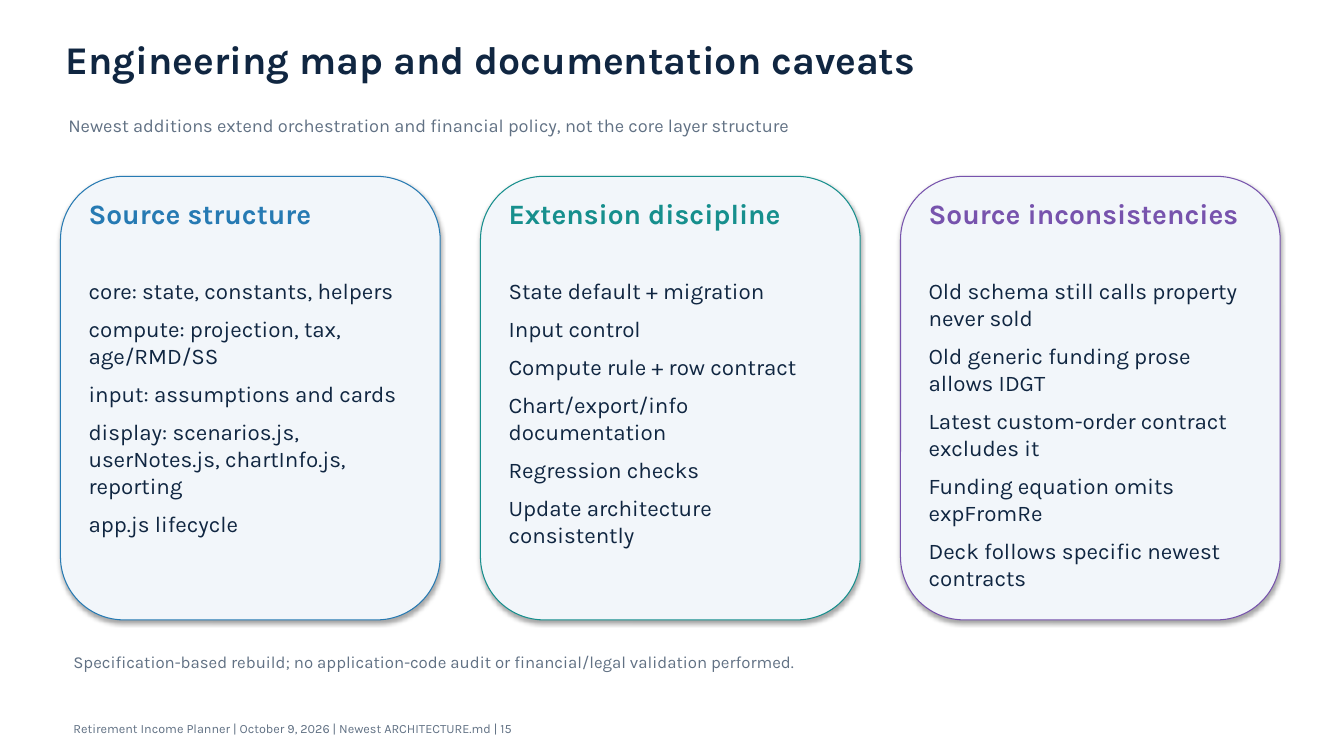
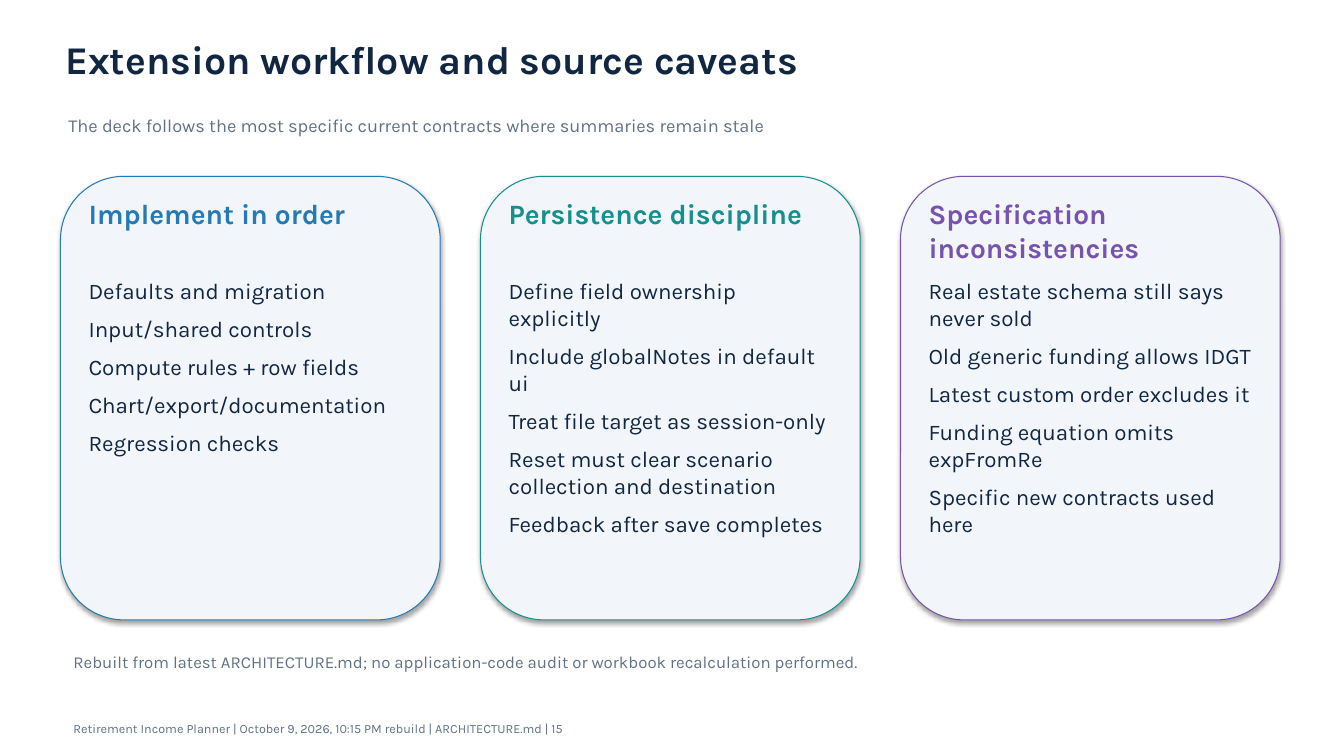
Before and after one commit to howardc64/retirefin, a slide deck: slide 15 of docs/retirement_income_planner_architecture.pptx. Drawn at 1344x756 pixels with LibreOffice and Linux fonts; fonts in the diff are those of the drawing. Boxes give left, top, right and bottom in pixels: in the first picture for what was removed or moved away, otherwise in the second. Text is boxed around its words. In the diff, an @@ line names an element or a change of style, - is before the commit and + after.

```diff
--- a/docs/retirement_income_planner_architecture.pptx
+++ b/docs/retirement_income_planner_architecture.pptx
@@ text at box(65, 46, 798, 75): text changed @@
-Engineering map and documentation caveats
+Extension workflow and source caveats
@@ text at box(68, 119, 764, 136): text changed @@
-Newest additions extend orchestration and financial policy, not the core layer structure
+The deck follows the most specific current contracts where summaries remain stale
@@ text at box(89, 204, 345, 231): text changed @@
-Source structure
+Implement in order
@@ text at box(509, 204, 802, 231): text changed @@
-Extension discipline
+Persistence discipline
@@ text at box(929, 204, 1140, 259): text changed @@
-Source inconsistencies
+Specification inconsistencies
@@ text at box(89, 283, 387, 457): text changed @@
-core: state, constants, helpers
-compute: projection, tax, age/RMD/SS
-input: assumptions and cards
-display: scenarios.js, userNotes.js, chartInfo.js, reporting
-app.js lifecycle
+Defaults and migration
+Input/shared controls
+Compute rules + row fields
+Chart/export/documentation
+Regression checks
@@ text at box(509, 283, 825, 538): text changed @@
-State default + migration
-Input control
-Compute rule + row contract
-Chart/export/info documentation
-Regression checks
-Update architecture consistently
+Define field ownership explicitly
+Include globalNotes in default ui
+Treat file target as session-only
+Reset must clear scenario collection and destination
+Feedback after save completes
@@ text at box(929, 283, 1251, 403): text changed @@
-Old schema still calls property never sold
-Old generic funding prose allows IDGT
-Latest custom-order contract excludes it
+Real estate schema still says never sold
+Old generic funding allows IDGT
+Latest custom order excludes it
@@ text at box(929, 489, 1215, 533): text changed @@
-Deck follows specific newest contracts
+Specific new contracts used here
@@ text at box(73, 656, 858, 672): text changed @@
-Specification-based rebuild; no application-code audit or financial/legal validation performed.
+Rebuilt from latest ARCHITECTURE.md; no application-code audit or workbook recalculation performed.
@@ text at box(73, 724, 562, 734): text changed @@
-Retirement Income Planner | October 9, 2026 | Newest ARCHITECTURE.md | 15
+Retirement Income Planner | October 9, 2026, 10:15 PM rebuild | ARCHITECTURE.md | 15
```
Also in this commit, not shown: 11 other slides changed, 3 slides added, 3 slides removed, 4 other files.
